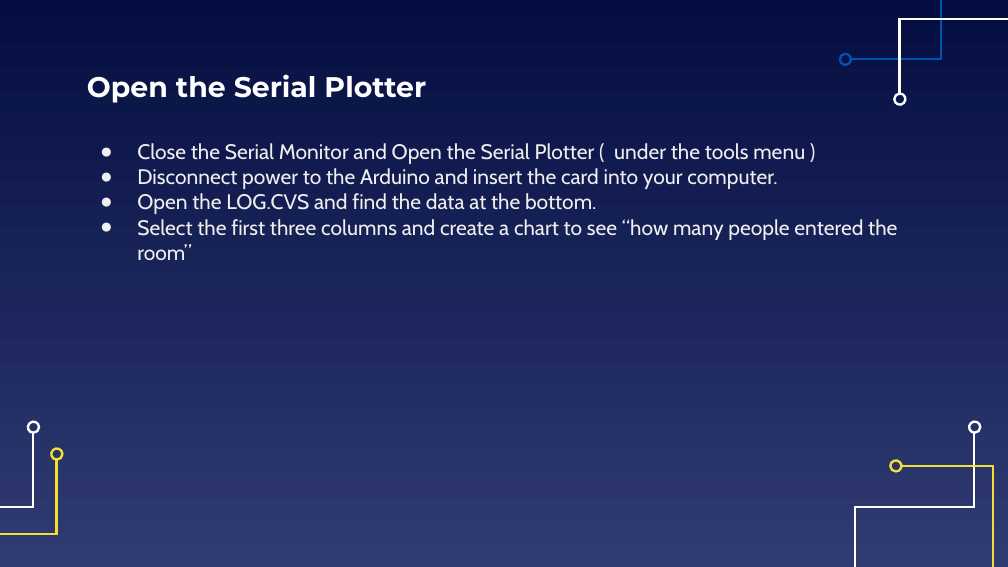
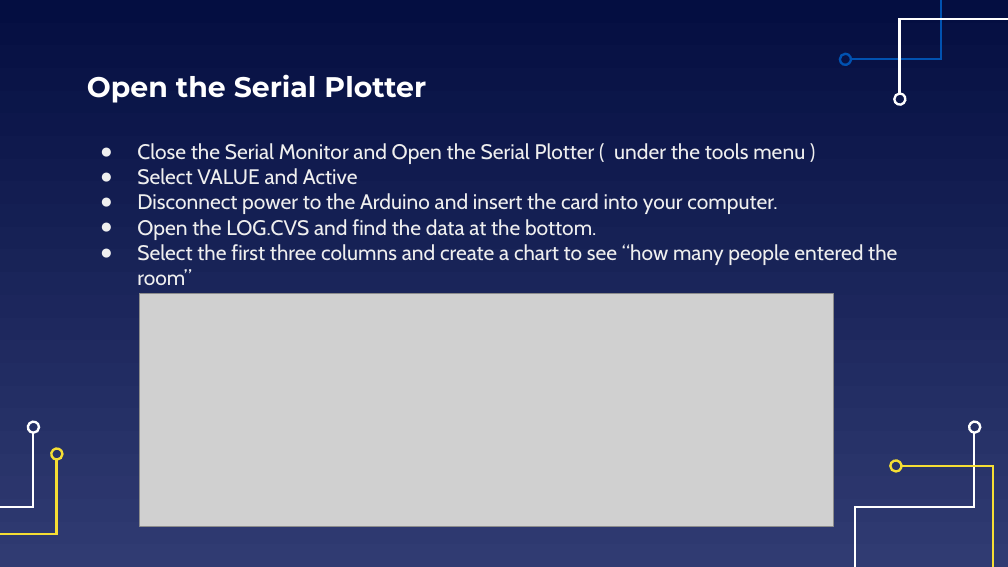
Before and after one commit to EELabMan/Arduino-11-Real-Time-Clocks-and-Datalogging, a slide deck: slide 19 of Data Logging2.pptx (slide 18 before the commit). Drawn at 1008x567 pixels with LibreOffice and Linux fonts; fonts in the diff are those of the drawing; grey boxes stand for pictures. Boxes give left, top, right and bottom in pixels: in the first picture for what was removed or moved away, otherwise in the second. Text is boxed around its words. In the diff, an @@ line names an element or a change of style, - is before the commit and + after.

```diff
--- a/Data Logging2.pptx
+++ b/Data Logging2.pptx
@@ text at (137, 168, 358, 185): paragraph added @@
+● Select VALUE and Active
@@ picture added at (139, 293, 833, 526) @@
```
Also in this commit, not shown: 4 other slides changed, 1 slide added, 4 other files.
